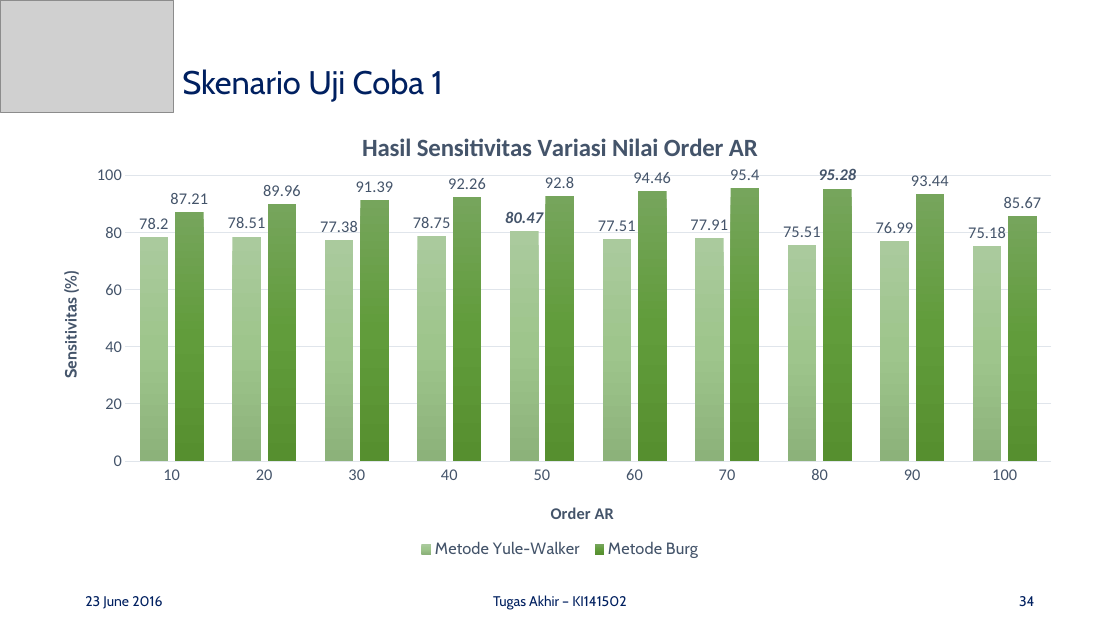
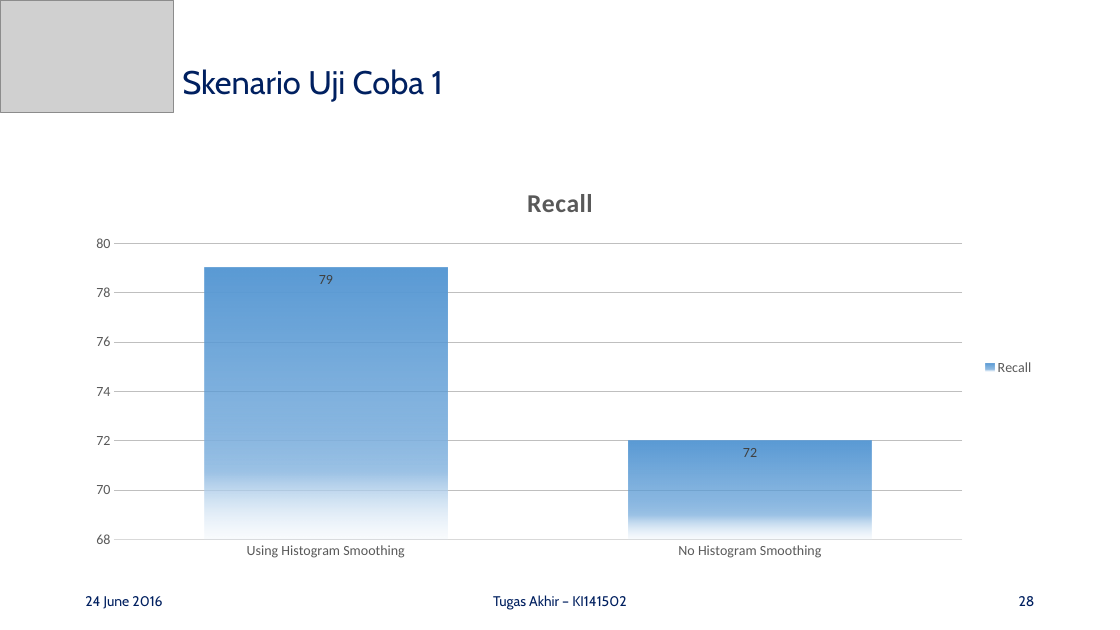
Before and after one commit to mustofa27/tugasAkhir, a slide deck: slide 28 of Bismillah Buku TA/Presentasi-TA_Ahmad-Mustofa_5112100100.pptx (slide 34 before the commit). Drawn at 1120x630 pixels with LibreOffice and Linux fonts; fonts in the diff are those of the drawing; grey boxes stand for pictures. Boxes give left, top, right and bottom in pixels: in the first picture for what was removed or moved away, otherwise in the second. Text is boxed around its words. In the diff, an @@ line names an element or a change of style, - is before the commit and + after.

```diff
--- a/Bismillah Buku TA/Presentasi-TA_Ahmad-Mustofa_5112100100.pptx
+++ b/Bismillah Buku TA/Presentasi-TA_Ahmad-Mustofa_5112100100.pptx
@@ column chart removed at (56, 112, 1065, 563) @@
-title "Hasil Sensitivitas Variasi Nilai Order AR "
-categories: 10, 20, 30, 40, 50, 60, 70, 80, 90, 100
-Metode Yule-Walker : 78.2, 78.51, 77.38, 78.75, 80.47, 77.51, 77.91, 75.51, 76.99, 75.18
-Metode Burg: 87.21, 89.96, 91.39, 92.26, 92.8, 94.46, 95.4, 95.28, 93.44, 85.67
@@ column chart added at (77, 168, 1044, 568) @@
+title "Recall"
+categories: Using Histogram Smoothing, No Histogram Smoothing
+Recall: 79, 72
@@ text at (85, 596, 162, 609): text changed @@
-23 June 2016
+24 June 2016
@@ page number at (1019, 596, 1035, 606): text changed @@
-34
+28
```
Also in this commit, not shown: 42 other slides changed, 1 slide added, 16 slides removed, 14 other files.
